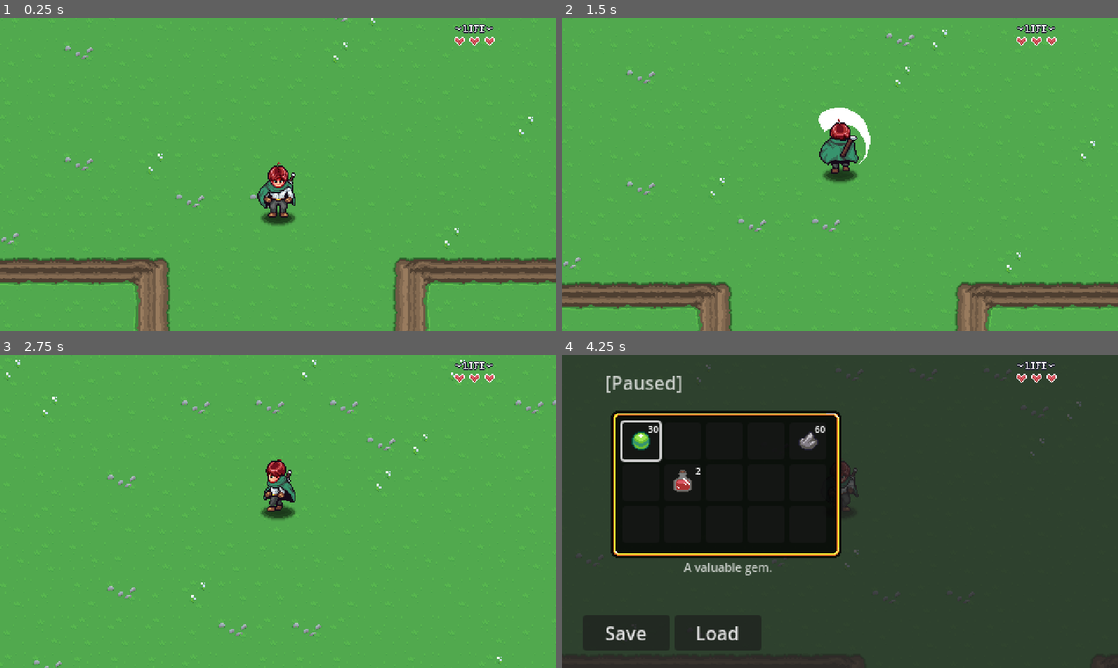
Above: before the commit, frames 1-4 (two rows, left to right).
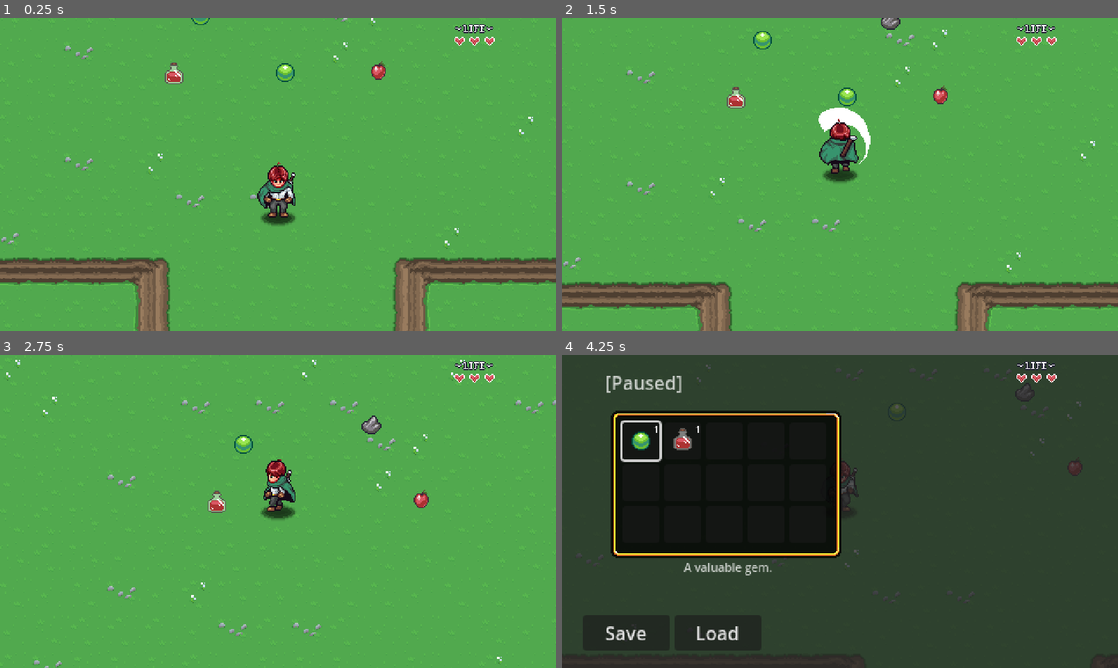
Above: after the commit, the same moments.

Repository: Tonkadora/ARPG
Game: Godot game, scene res://Levels/Area01/01.tscn
Same seed, same stepped clock (60 frames per second), same inputs: the game is played once before the commit and once after it. Sound files missing from this copy of the repository are replaced by a short silence.
Inputs:
- Up to frame 1 (0.25 s): no input
- Up to frame 2 (1.5 s): tap Enter at 0.5 s; hold Space (attack) 0.53-1.28 s; hold Up (move_up) from 0.53 s (still down); tap Space (attack) at 1.35 s
- Up to frame 3 (2.75 s): release Up (move_up) at 2.03 s; hold Left (move_left) from 2.03 s (still down); hold Space (attack) from 2.03 s (still down)
- Up to frame 4 (4.25 s): release Space (attack) at 2.78 s; tap Space (attack) at 2.85 s; release Left (move_left) at 3.53 s; hold Down (move_down) from 3.53 s (still down); hold Space (attack) from 3.53 s (still down); tap Escape (pause) at 4.15 s

The runs differ from the first frame. In frame 1, 0.5% of the frame differs, in the area x 29-70%, y 0-22%; in frame 2, 0.7%; in frame 3, 0.6%; in frame 4, 0.7%, in the area x 15-94%, y 8-44%.

Commit message:
itemPickup

Diff:
--- a/00_Globals/player_manager.gd
+++ b/00_Globals/player_manager.gd
@@ -1,14 +1,17 @@
 extends Node
 
 const PLAYER = preload("res://Player/player.tscn")
+const PLAYER_INVENTORY_DATA: InventoryData = preload("res://GUI/PauseMenu/Inventory/player_inventory_data.tres")
 
 var player: Player
 var player_spawned: bool = false
+
 
 func _ready():
 	add_player_instance()
 	await get_tree().create_timer(0.2).timeout
 	player_spawned = true
+
 
 func add_player_instance() -> void:
 	player = PLAYER.instantiate()
--- a/GUI/PauseMenu/Inventory/Scripts/inventory.gd
+++ b/GUI/PauseMenu/Inventory/Scripts/inventory.gd
@@ -5,22 +5,36 @@
 
 @export var data: InventoryData
 
+var focus_index: int = 0
 
 func _ready():
 	PauseMenu.shown.connect(update_inventory)
 	PauseMenu.hidden.connect(clear_inventory)
 	clear_inventory()
-
+	data.changed.connect(on_inventory_changed)
 
 func clear_inventory() -> void:
 	for c in get_children():
 		c.queue_free()
 
 
-func update_inventory() -> void:
+func update_inventory(i: int = 0) -> void:
 	for s in data.slots:
 		var new_slot = INVENTORY_SLOT.instantiate()
 		add_child(new_slot)
 		new_slot.set_slot_data(s)
+		new_slot.focus_entered.connect(on_item_focused)
 
-	get_child(0).grab_focus()
+	await get_tree().process_frame
+	get_child(i).grab_focus()
+
+
+func on_inventory_changed() -> void:
+	clear_inventory()
+	update_inventory(focus_index)
+
+
+func on_item_focused() -> void:
+	for i in get_child_count():
+		if get_child(i).has_focus():
+			focus_index = i
--- a/GUI/PauseMenu/Inventory/Scripts/inventory_data.gd
+++ b/GUI/PauseMenu/Inventory/Scripts/inventory_data.gd
@@ -3,6 +3,41 @@
 
 @export var slots: Array[SlotData]
 
+func _init():
+	connect_slots()
 
-func add_item() -> void:
-	pass
+
+func add_item(item: ItemData, count: int = 1) -> bool:
+	for s in slots:
+		if s:
+			if s.item_data == item:
+				s.quantity += 1
+				return true
+
+	for i in slots.size():
+		if slots[i] == null:
+			var new_slot = SlotData.new()
+			new_slot.item_data = item
+			new_slot.quantity = count
+			slots[i] = new_slot
+			new_slot.changed.connect(slot_changed)
+			return true
+
+	print("inventory was full")
+	return false
+
+
+func connect_slots() -> void:
+	for s in slots:
+		if s:
+			s.changed.connect(slot_changed)
+
+
+func slot_changed() -> void:
+	for s in slots:
+		if s:
+			if s.quantity < 1:
+				s.changed.disconnect(slot_changed)
+				var index = slots.find(s)
+				slots[index] = null
+				emit_changed()
--- a/GUI/PauseMenu/Inventory/Scripts/slot_data.gd
+++ b/GUI/PauseMenu/Inventory/Scripts/slot_data.gd
@@ -2,4 +2,11 @@
 class_name SlotData
 
 @export var item_data: ItemData
-@export var quantity: int = 0
+@export var quantity: int = 0 : set = set_quantity
+
+
+
+func set_quantity(value: int) -> void:
+	quantity = value
+	if quantity < 1:
+		emit_changed()
--- a/GUI/PauseMenu/Inventory/inventory_slot.gd
+++ b/GUI/PauseMenu/Inventory/inventory_slot.gd
@@ -31,3 +31,14 @@
 
 func _on_focus_exited():
 	PauseMenu.update_item_description("")
+
+
+func _on_button_down():
+	if slot_data:
+		if slot_data.item_data:
+			var was_used = slot_data.item_data.use()
+			if was_used == false:
+				return
+
+			slot_data.quantity -= 1
+			label.text = str(slot_data.quantity)
--- a/GUI/PauseMenu/Inventory/inventory_slot.tscn
+++ b/GUI/PauseMenu/Inventory/inventory_slot.tscn
@@ -32,5 +32,6 @@
 "
 horizontal_alignment = 2
 
+[connection signal="button_down" from="." to="." method="_on_button_down"]
 [connection signal="focus_entered" from="." to="." method="_on_focus_entered"]
 [connection signal="focus_exited" from="." to="." method="_on_focus_exited"]
--- a/GUI/PauseMenu/Inventory/player_inventory_data.tres
+++ b/GUI/PauseMenu/Inventory/player_inventory_data.tres
@@ -1,26 +1,8 @@
-[gd_resource type="Resource" script_class="InventoryData" load_steps=9 format=3 uid="uid://cnyq7p36cnci5"]
+[gd_resource type="Resource" script_class="InventoryData" load_steps=3 format=3 uid="uid://cnyq7p36cnci5"]
 
 [ext_resource type="Script" path="res://GUI/PauseMenu/Inventory/Scripts/inventory_data.gd" id="1_163k4"]
 [ext_resource type="Script" path="res://GUI/PauseMenu/Inventory/Scripts/slot_data.gd" id="2_a8ggs"]
-[ext_resource type="Resource" uid="uid://c6sfhi61pjluq" path="res://Items/gem.tres" id="3_mw1sm"]
-[ext_resource type="Resource" uid="uid://b8ocsnyljfqxw" path="res://Items/stone.tres" id="4_b3n35"]
-[ext_resource type="Resource" uid="uid://b4kbmaaa7e7mx" path="res://Items/potion.tres" id="5_eiiqp"]
-
-[sub_resource type="Resource" id="Resource_idm7m"]
-script = ExtResource("2_a8ggs")
-item_data = ExtResource("3_mw1sm")
-quantity = 30
-
-[sub_resource type="Resource" id="Resource_aokkg"]
-script = ExtResource("2_a8ggs")
-item_data = ExtResource("4_b3n35")
-quantity = 60
-
-[sub_resource type="Resource" id="Resource_c00co"]
-script = ExtResource("2_a8ggs")
-item_data = ExtResource("5_eiiqp")
-quantity = 2
 
 [resource]
 script = ExtResource("1_163k4")
-slots = Array[ExtResource("2_a8ggs")]([SubResource("Resource_idm7m"), null, null, null, SubResource("Resource_aokkg"), null, SubResource("Resource_c00co"), null, null, null, null, null, null, null, null])
+slots = Array[ExtResource("2_a8ggs")]([null, null, null, null, null, null, null, null, null, null, null, null, null, null, null])
--- a/GUI/PauseMenu/pause_menu.gd
+++ b/GUI/PauseMenu/pause_menu.gd
@@ -7,10 +7,12 @@
 
 @onready var button_save: Button = $Control/HBoxContainer/ButtonSave
 @onready var button_load: Button = $Control/HBoxContainer/ButtonLoad
-@onready var desctiption_label = $Control/DesctiptionLabel
+@onready var desctiption_label: Label = $Control/DesctiptionLabel
+@onready var audio_stream_player: AudioStreamPlayer = $AudioStreamPlayer
 
 
 func _ready():
+	desctiption_label.text = ""
 	hide_paused_menu()
 
 
@@ -39,6 +41,11 @@
 	hidden.emit()
 
 
+func play_audio(audio: AudioStream) -> void:
+	audio_stream_player.stream = audio
+	audio_stream_player.play()
+
+
 func _on_button_save_pressed():
 	if is_paused == false:
 		return
--- a/GUI/PauseMenu/pause_menu.tscn
+++ b/GUI/PauseMenu/pause_menu.tscn
@@ -149,5 +149,8 @@
 horizontal_alignment = 1
 autowrap_mode = 2
 
+[node name="AudioStreamPlayer" type="AudioStreamPlayer" parent="."]
+max_polyphony = 4
+
 [connection signal="pressed" from="Control/HBoxContainer/ButtonSave" to="." method="_on_button_save_pressed"]
 [connection signal="pressed" from="Control/HBoxContainer/ButtonLoad" to="." method="_on_button_load_pressed"]
--- /dev/null
+++ b/Items/ItemEffects/effect_heal.gd
@@ -0,0 +1,11 @@
+extends ItemEffect
+class_name EffectHeal
+
+
+@export var heal_amount: int = 1
+@export var audio: AudioStream
+
+
+func use() -> void:
+	PlayerManager.player.update_hp(heal_amount)
+	PauseMenu.play_audio(audio)
--- /dev/null
+++ b/Items/ItemEffects/item_effect.gd
@@ -0,0 +1,8 @@
+extends Resource
+class_name ItemEffect
+
+@export var use_description: String
+
+
+func use() -> void:
+	pass
--- /dev/null
+++ b/Items/ItemPickup/item_pickup.gd
@@ -0,0 +1,40 @@
+@tool
+extends Node2D
+class_name ItemPickup
+
+@export var item_data: ItemData: set = set_item_data
+
+@onready var sprite: Sprite2D = $Sprite2D
+@onready var area_2d: Area2D = $Area2D
+@onready var audio_stream_player_2d: AudioStreamPlayer2D= $AudioStreamPlayer2D
+
+
+func _ready():
+	update_texture()
+	if Engine.is_editor_hint():
+		return
+
+
+func set_item_data(value: ItemData) -> void:
+	item_data = value
+	update_texture()
+
+
+func item_picked_up() -> void:
+	area_2d.body_entered.disconnect(_on_area_2d_body_entered)
+	audio_stream_player_2d.play()
+	visible = false
+	await  audio_stream_player_2d.finished
+	queue_free()
+
+
+func update_texture() -> void:
+	if item_data and sprite:
+		sprite.texture = item_data.texture
+
+
+func _on_area_2d_body_entered(body):
+	if body is Player:
+		if item_data:
+			if PlayerManager.PLAYER_INVENTORY_DATA.add_item(item_data):
+				item_picked_up()
--- /dev/null
+++ b/Items/ItemPickup/item_pickup.tscn
@@ -0,0 +1,21 @@
+[gd_scene load_steps=4 format=3 uid="uid://cgnhxgseugi2w"]
+
+[ext_resource type="Script" path="res://Items/ItemPickup/item_pickup.gd" id="1_0q7a4"]
+[ext_resource type="AudioStream" uid="uid://6o6v3rlicxxm" path="res://Items/ItemPickup/item_pickup.wav" id="2_3svhu"]
+
+[sub_resource type="CircleShape2D" id="CircleShape2D_n5h8f"]
+
+[node name="ItemPickup" type="Node2D"]
+script = ExtResource("1_0q7a4")
+
+[node name="Sprite2D" type="Sprite2D" parent="."]
+
+[node name="Area2D" type="Area2D" parent="."]
+
+[node name="CollisionShape2D" type="CollisionShape2D" parent="Area2D"]
+shape = SubResource("CircleShape2D_n5h8f")
+
+[node name="AudioStreamPlayer2D" type="AudioStreamPlayer2D" parent="."]
+stream = ExtResource("2_3svhu")
+
+[connection signal="body_entered" from="Area2D" to="." method="_on_area_2d_body_entered"]
--- a/Items/Scripts/item_data.gd
+++ b/Items/Scripts/item_data.gd
@@ -4,3 +4,17 @@
 @export var name: String = ""
 @export_multiline var disctription: String = ""
 @export var texture: Texture2D
+
+
+@export_category("Item Use Effect")
+@export var effects: Array[ItemEffect]
+
+
+func use() -> bool:
+	if effects.size() == 0:
+		return false
+
+	for e in effects:
+		if e:
+			e.use()
+	return true
--- /dev/null
+++ b/Items/apple.tres
@@ -0,0 +1,24 @@
+[gd_resource type="Resource" script_class="ItemData" load_steps=8 format=3 uid="uid://biai68d10plxe"]
+
+[ext_resource type="Script" path="res://Items/ItemEffects/item_effect.gd" id="1_261rh"]
+[ext_resource type="AudioStream" uid="uid://cg5fne0tlic7m" path="res://Items/ItemEffects/hp-up.wav" id="2_pyl7y"]
+[ext_resource type="Script" path="res://Items/ItemEffects/effect_heal.gd" id="3_korlk"]
+[ext_resource type="Script" path="res://Items/Scripts/item_data.gd" id="4_x42ha"]
+[ext_resource type="Texture2D" uid="uid://bboulfueoy37e" path="res://Items/Sprites/items.png" id="5_qrgvk"]
+
+[sub_resource type="Resource" id="Resource_7lrc2"]
+script = ExtResource("3_korlk")
+heal_amount = 1
+audio = ExtResource("2_pyl7y")
+use_description = ""
+
+[sub_resource type="AtlasTexture" id="AtlasTexture_dyj1i"]
+atlas = ExtResource("5_qrgvk")
+region = Rect2(192, 0, 32, 32)
+
+[resource]
+script = ExtResource("4_x42ha")
+name = "Apple"
+disctription = "A delicious red apple"
+texture = SubResource("AtlasTexture_dyj1i")
+effects = Array[ExtResource("1_261rh")]([SubResource("Resource_7lrc2"), null])
--- a/Items/potion.tres
+++ b/Items/potion.tres
@@ -1,7 +1,16 @@
-[gd_resource type="Resource" script_class="ItemData" load_steps=4 format=3 uid="uid://b4kbmaaa7e7mx"]
+[gd_resource type="Resource" script_class="ItemData" load_steps=8 format=3 uid="uid://b4kbmaaa7e7mx"]
 
 [ext_resource type="Script" path="res://Items/Scripts/item_data.gd" id="1_p5kms"]
+[ext_resource type="Script" path="res://Items/ItemEffects/item_effect.gd" id="1_ubxg2"]
 [ext_resource type="Texture2D" uid="uid://bboulfueoy37e" path="res://Items/Sprites/items.png" id="2_2m7s5"]
+[ext_resource type="Script" path="res://Items/ItemEffects/effect_heal.gd" id="2_ek6p0"]
+[ext_resource type="AudioStream" uid="uid://cg5fne0tlic7m" path="res://Items/ItemEffects/hp-up.wav" id="3_gue4e"]
+
+[sub_resource type="Resource" id="Resource_7lrc2"]
+script = ExtResource("2_ek6p0")
+heal_amount = 2
+audio = ExtResource("3_gue4e")
+use_description = ""
 
 [sub_resource type="AtlasTexture" id="AtlasTexture_dyj1i"]
 atlas = ExtResource("2_2m7s5")
@@ -12,3 +21,4 @@
 name = "Potion"
 disctription = "A red drink that restores your health. "
 texture = SubResource("AtlasTexture_dyj1i")
+effects = Array[ExtResource("1_ubxg2")]([SubResource("Resource_7lrc2"), null])
--- a/Levels/Area01/01.tscn
+++ b/Levels/Area01/01.tscn
@@ -1,9 +1,14 @@
-[gd_scene load_steps=5 format=4 uid="uid://co88pkmq1pq86"]
+[gd_scene load_steps=10 format=4 uid="uid://co88pkmq1pq86"]
 
 [ext_resource type="Script" path="res://Levels/Scripts/level.gd" id="1_il20p"]
 [ext_resource type="PackedScene" uid="uid://db4u5h1mqi6qm" path="res://TileMaps/grass_01.tscn" id="1_y2boe"]
 [ext_resource type="PackedScene" uid="uid://beih6v75aen7g" path="res://Levels/player_spawn.tscn" id="2_pg4ml"]
 [ext_resource type="PackedScene" uid="uid://rjmfkv7njare" path="res://Levels/level_transition.tscn" id="3_1jple"]
+[ext_resource type="PackedScene" uid="uid://cgnhxgseugi2w" path="res://Items/ItemPickup/item_pickup.tscn" id="5_3yt6j"]
+[ext_resource type="Resource" uid="uid://c6sfhi61pjluq" path="res://Items/gem.tres" id="6_lpobq"]
+[ext_resource type="Resource" uid="uid://b4kbmaaa7e7mx" path="res://Items/potion.tres" id="7_51gr2"]
+[ext_resource type="Resource" uid="uid://b8ocsnyljfqxw" path="res://Items/stone.tres" id="8_uu2u6"]
+[ext_resource type="Resource" uid="uid://biai68d10plxe" path="res://Items/apple.tres" id="9_dwcy5"]
 
 [node name="01" type="Node2D"]
 script = ExtResource("1_il20p")
@@ -25,3 +30,23 @@
 level = "res://Levels/Area01/02.tscn"
 size = 6
 side = 3
+
+[node name="ItemPickup" parent="." instance=ExtResource("5_3yt6j")]
+position = Vector2(579, 577)
+item_data = ExtResource("6_lpobq")
+
+[node name="ItemPickup2" parent="." instance=ExtResource("5_3yt6j")]
+position = Vector2(483, 579)
+item_data = ExtResource("7_51gr2")
+
+[node name="ItemPickup3" parent="." instance=ExtResource("5_3yt6j")]
+position = Vector2(506, 528)
+item_data = ExtResource("6_lpobq")
+
+[node name="ItemPickup4" parent="." instance=ExtResource("5_3yt6j")]
+position = Vector2(616, 511)
+item_data = ExtResource("8_uu2u6")
+
+[node name="ItemPickup5" parent="." instance=ExtResource("5_3yt6j")]
+position = Vector2(659, 575)
+item_data = ExtResource("9_dwcy5")
Not shown, changed: Items/ItemEffects/hp-up.wav.import
Not shown, changed: Items/ItemPickup/item_pickup.wav.import
Not shown, added: Items/ItemEffects/hp-up.wav
Not shown, added: Items/ItemPickup/item_pickup.wav
